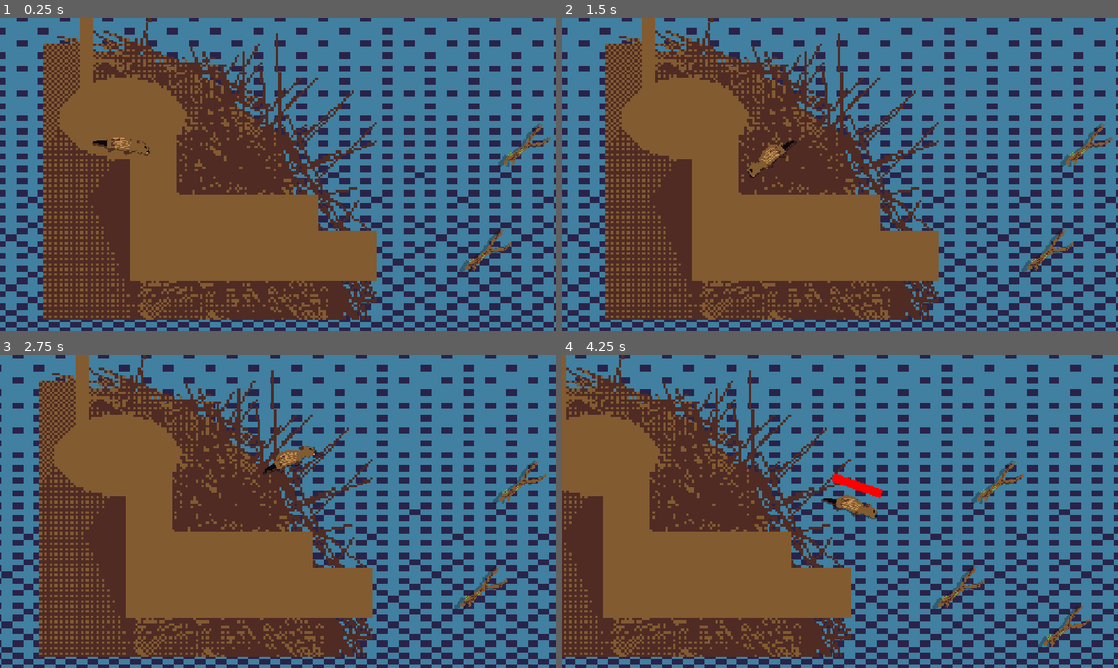
Above: before the commit, frames 1-4 (two rows, left to right).
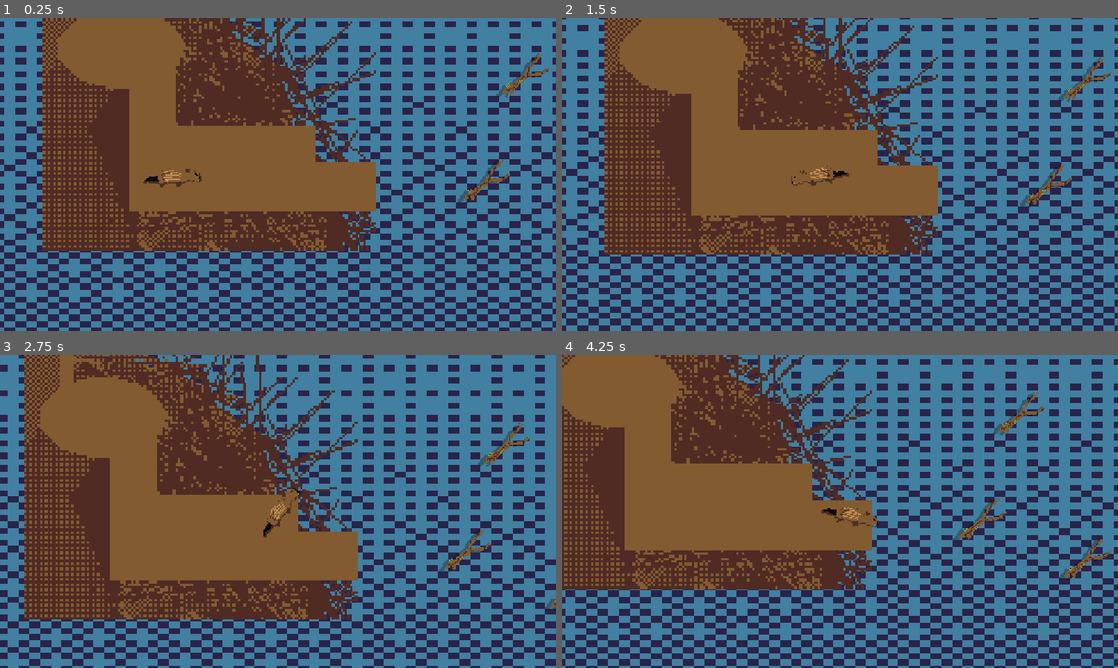
Above: after the commit, the same moments.

Repository: Joey451-OG/5499-Project-1
Game: Godot game, scene res://Scenes/main.tscn
Same seed, same stepped clock (60 frames per second), same inputs: the game is played once before the commit and once after it.
Inputs (mouse positions are in pixels of both pictures, inside the frame that each line leads up to):
- Up to frame 1 (0.25 s): no input
- Up to frame 2 (1.5 s): move the mouse to (962, 158) at 0.52 s; hold Space (swim) 0.53-1.28 s; move the mouse to (728, 190) at 1.27 s; tap Space (swim) at 1.35 s
- Up to frame 3 (2.75 s): tap Enter at 2 s; move the mouse to (333, 442) at 2.02 s; hold Space (swim) from 2.03 s (still down)
- Up to frame 4 (4.25 s): move the mouse to (812, 574) at 2.77 s; release Space (swim) at 2.78 s; tap Space (swim) at 2.85 s; move the mouse to (1006, 558) at 3.52 s; hold Space (swim) from 3.53 s (still down)

The runs differ from the first frame. In frame 1, 63% of the frame differs, in the area x 0-100%, y 0-100%; in frame 2, 54%; in frame 3, 49%; in frame 4, 67%.

Commit message:
Added CollisionPolyon2Ds for dam collisions

Diff:
--- a/Scenes/main.tscn
+++ b/Scenes/main.tscn
@@ -8,16 +8,28 @@
 
 [sub_resource type="WorldBoundaryShape2D" id="WorldBoundaryShape2D_kyqiw"]
 
-[sub_resource type="ConvexPolygonShape2D" id="ConvexPolygonShape2D_kyqiw"]
-points = PackedVector2Array(195, 498, 766, 498, 763, 393, 628, 389, 624, 307, 195, 299)
+[sub_resource type="RectangleShape2D" id="RectangleShape2D_kry3j"]
+size = Vector2(1292, 730)
 
 [sub_resource type="RectangleShape2D" id="RectangleShape2D_i58cg"]
 size = Vector2(1826, 789)
 
-[sub_resource type="RectangleShape2D" id="RectangleShape2D_kry3j"]
-size = Vector2(1292, 730)
+[node name="Node2D" type="Node2D" unique_id=1050794869]
 
-[node name="Node2D" type="Node2D" unique_id=1050794869]
+[node name="Collisions and Walls" type="Node" parent="." unique_id=1320735938]
+
+[node name="World Border" type="StaticBody2D" parent="Collisions and Walls" unique_id=1980212857]
+rotation = -3.1415927
+
+[node name="CollisionShape2D" type="CollisionShape2D" parent="Collisions and Walls/World Border" unique_id=72585754]
+shape = SubResource("WorldBoundaryShape2D_kyqiw")
+debug_color = Color(0.9999998, 0.0024176077, 0.09460204, 0.41960785)
+
+[node name="DamBoundingBox" type="StaticBody2D" parent="Collisions and Walls" unique_id=200514433]
+
+[node name="CollisionPolygon2D" type="CollisionPolygon2D" parent="Collisions and Walls/DamBoundingBox" unique_id=1107835129]
+position = Vector2(173, 285)
+polygon = PackedVector2Array(1, -2, 454, -1, 466, 91, 587, 89, 243, -274, -166, -276, -171, 429, 593, 424, 587, 224, 2, 226)
 
 [node name="DevBackground" type="Sprite2D" parent="." unique_id=666079147]
 z_index = -100
@@ -26,66 +38,65 @@
 scale = Vector2(24.74219, 14.390625)
 texture = ExtResource("1_bo1nx")
 
-[node name="World Border" type="StaticBody2D" parent="." unique_id=1980212857]
-rotation = -3.1415927
-
-[node name="CollisionShape2D" type="CollisionShape2D" parent="World Border" unique_id=72585754]
-shape = SubResource("WorldBoundaryShape2D_kyqiw")
-debug_color = Color(0.9999998, 0.0024176077, 0.09460204, 0.41960785)
-
 [node name="Dam" type="Sprite2D" parent="." unique_id=1435298071]
 z_index = -90
 position = Vector2(378, 205)
 scale = Vector2(6, 6)
 texture = ExtResource("2_8gbba")
 
-[node name="Air" type="Area2D" parent="." unique_id=957781194]
+[node name="Player" parent="." unique_id=934692645 instance=ExtResource("1_jjgbg")]
+position = Vector2(293, 419)
+collision_mask = 7
+item_slow_percent = 0.35
+
+[node name="Cameras" type="Node" parent="." unique_id=1237047510]
+
+[node name="Camera" parent="Cameras" unique_id=937009256 instance=ExtResource("5_kry3j")]
+position = Vector2(640, 363)
+
+[node name="CollisionShape2D" parent="Cameras/Camera/cameraZone" parent_id_path=PackedInt32Array(937009256, 384282297) index="0" unique_id=1106377674]
+position = Vector2(2, -12)
+shape = SubResource("RectangleShape2D_kry3j")
+
+[node name="Camera2" parent="Cameras" unique_id=2080477732 instance=ExtResource("5_kry3j")]
+position = Vector2(1942, 360)
+
+[node name="Pickups" type="Node" parent="." unique_id=1078304600]
+
+[node name="Pickup" parent="Pickups" unique_id=529543630 instance=ExtResource("4_jjvhh")]
+position = Vector2(1210, 558)
+
+[node name="Pickup2" parent="Pickups" unique_id=1646626332 instance=ExtResource("4_jjvhh")]
+position = Vector2(968, 468)
+
+[node name="Pickup3" parent="Pickups" unique_id=811996773 instance=ExtResource("4_jjvhh")]
+position = Vector2(1057, 225)
+
+[node name="Pickup4" parent="Pickups" unique_id=217502140 instance=ExtResource("4_jjvhh")]
+position = Vector2(1581, 507)
+
+[node name="Areas" type="Node" parent="." unique_id=1348208264]
+
+[node name="Air" type="Area2D" parent="Areas" unique_id=957781194]
 editor_description = "AIR"
 collision_layer = 2
 collision_mask = 0
 metadata/isAir = true
 
-[node name="CollisionShape2D" type="CollisionShape2D" parent="Air" unique_id=1285172597]
-shape = SubResource("ConvexPolygonShape2D_kyqiw")
-debug_color = Color(1, 1, 1, 0.41960785)
+[node name="CollisionPolygon2D" type="CollisionPolygon2D" parent="Areas/Air" unique_id=1854456626]
+position = Vector2(214, 355)
+polygon = PackedVector2Array(551, 26, 421, 26, 414, -56, -33, -58, -27, 149, 555, 148)
 
-[node name="Water" type="Area2D" parent="." unique_id=1136233369]
+[node name="Water" type="Area2D" parent="Areas" unique_id=1136233369]
 position = Vector2(121, -14)
 collision_layer = 2
 collision_mask = 0
 metadata/isAir = false
 
-[node name="CollisionShape2D" type="CollisionShape2D" parent="Water" unique_id=321074166]
+[node name="CollisionShape2D" type="CollisionShape2D" parent="Areas/Water" unique_id=321074166]
 position = Vector2(1565, 384.5)
 shape = SubResource("RectangleShape2D_i58cg")
 debug_color = Color(2.4065375e-06, 0.64241654, 0.32336965, 0.41960785)
 
-[node name="Player" parent="." unique_id=934692645 instance=ExtResource("1_jjgbg")]
-position = Vector2(173, 184)
-collision_mask = 7
-item_slow_percent = 0.35
-
-[node name="Pickup" parent="." unique_id=529543630 instance=ExtResource("4_jjvhh")]
-position = Vector2(1210, 558)
-
-[node name="Camera" parent="." unique_id=937009256 instance=ExtResource("5_kry3j")]
-position = Vector2(640, 363)
-
-[node name="CollisionShape2D" parent="Camera/cameraZone" parent_id_path=PackedInt32Array(937009256, 384282297) index="0" unique_id=1106377674]
-position = Vector2(-1, -4)
-shape = SubResource("RectangleShape2D_kry3j")
-
-[node name="Pickup" parent="Camera/cameraZone" parent_id_path=PackedInt32Array(937009256, 384282297) index="1" unique_id=1646626332 instance=ExtResource("4_jjvhh")]
-position = Vector2(328, 105)
-
-[node name="Pickup2" parent="Camera/cameraZone" parent_id_path=PackedInt32Array(937009256, 384282297) index="2" unique_id=811996773 instance=ExtResource("4_jjvhh")]
-position = Vector2(417, -138)
-
-[node name="Pickup3" parent="Camera/cameraZone" parent_id_path=PackedInt32Array(937009256, 384282297) index="3" unique_id=217502140 instance=ExtResource("4_jjvhh")]
-position = Vector2(941, 144)
-
-[node name="Camera2" parent="." unique_id=2080477732 instance=ExtResource("5_kry3j")]
-position = Vector2(1942, 360)
-
-[editable path="Camera"]
-[editable path="Camera2"]
+[editable path="Cameras/Camera"]
+[editable path="Cameras/Camera2"]
